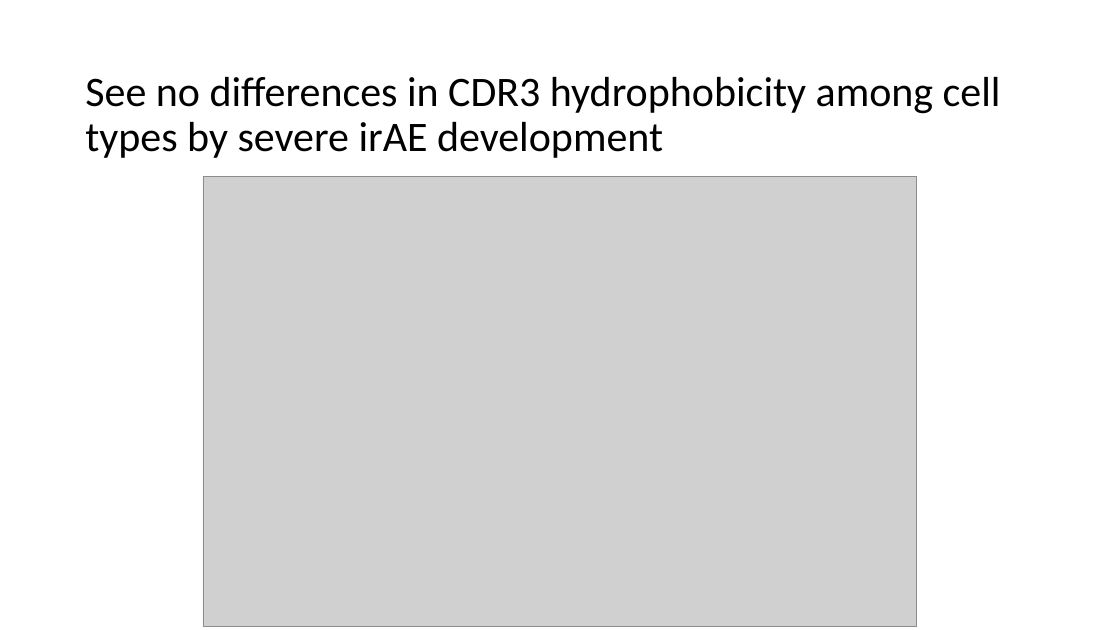
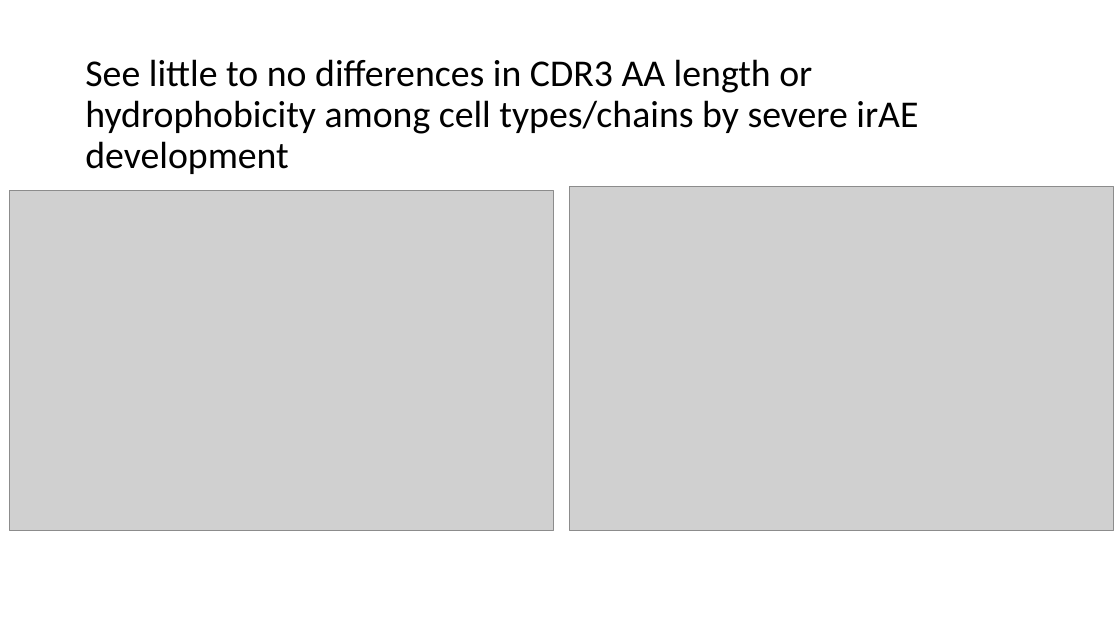
Before and after one commit to tybottorff/bottorffdocs, a slide deck: slide 8 of linsley_postdoc/presentations/weekly_meetings/10_19_23.pptx (slide 6 before the commit). Drawn at 1120x630 pixels with LibreOffice and Linux fonts; fonts in the diff are those of the drawing; grey boxes stand for pictures. Boxes give left, top, right and bottom in pixels: in the first picture for what was removed or moved away, otherwise in the second. Text is boxed around its words. In the diff, an @@ line names an element or a change of style, - is before the commit and + after.

```diff
--- a/linsley_postdoc/presentations/weekly_meetings/10_19_23.pptx
+++ b/linsley_postdoc/presentations/weekly_meetings/10_19_23.pptx
@@ title at box(85, 59, 918, 174): text changed; size 36 to 32.4 pt @@
-See no differences in CDR3 hydrophobicity among cell types by severe irAE development
+See little to no differences in CDR3 AA length or hydrophobicity among cell types/chains by severe irAE development
@@ picture removed at box(203, 176, 918, 627) @@
@@ picture added at box(10, 191, 554, 532) @@
@@ picture added at box(570, 187, 1113, 531) @@
```
Also in this commit, not shown: 5 other slides changed, 4 slides added, 2 slides removed.
